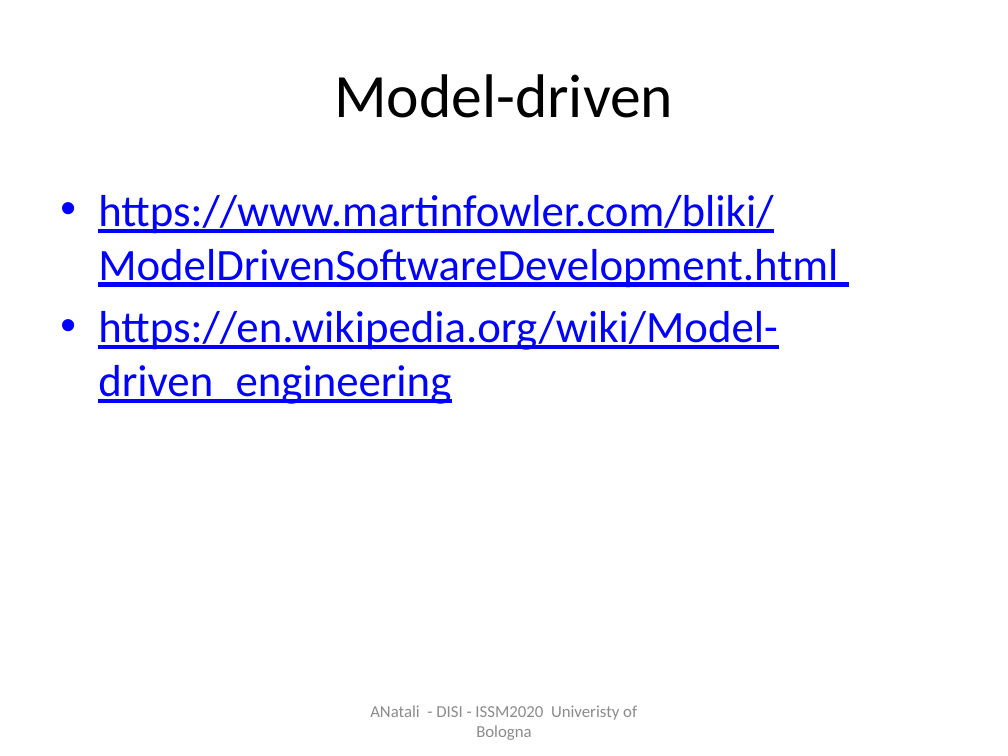
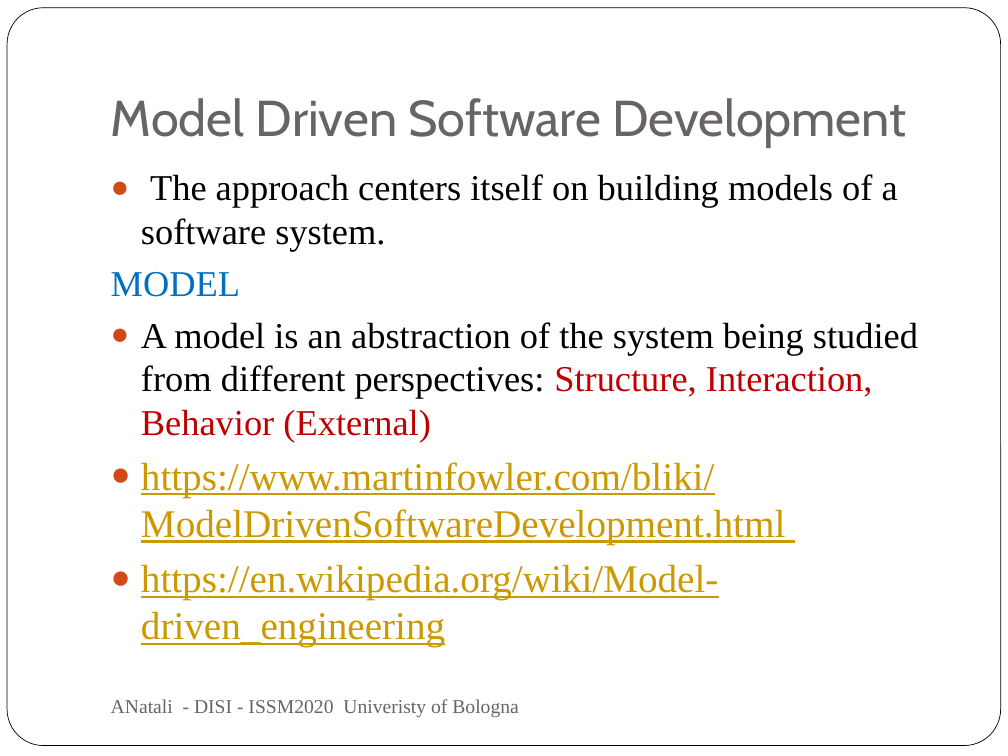
Before and after one commit to anatali/iss2020LabBo, a slide deck: slide 14 of it.unibo.issLabStart/userDocs/ISSM2020.pptx (slide 8 before the commit). Drawn at 1008x756 pixels with LibreOffice and Linux fonts; fonts in the diff are those of the drawing. Boxes give left, top, right and bottom in pixels: in the first picture for what was removed or moved away, otherwise in the second. Text is boxed around its words. In the diff, an @@ line names an element or a change of style, - is before the commit and + after.

```diff
--- a/it.unibo.issLabStart/userDocs/ISSM2020.pptx
+++ b/it.unibo.issLabStart/userDocs/ISSM2020.pptx
@@ rounded rectangle added at [7,8,1001,746], fill #FFFFFF, outline #000000 0.5 pt @@
@@ title "Model Driven Software Development" at [111,98,906,146]: vertical alignment middle to bottom @@
@@ title at [111,98,906,146]: text changed; size 44 to 36 pt; font Calibri to Cabin; text colour #000000 to #696464 @@
-Model-driven
+Model Driven Software Development
@@ text "The approach centers itself on ...": place and size @@
-text "The approach centers itself on ..." at [98,195,838,404]
+text "The approach centers itself on ..." at [111,174,918,647]
@@ text at [111,174,918,442]: paragraphs added @@
+● The approach centers itself on building models of a software system.
+MODEL
+● A model is an abstraction of the system being studied from different perspectives: Structure, Interaction, Behavior (External)
@@ text at [141,462,785,647]: size 32 to 28 pt, font Calibri to Times New Roman, text colour #0000FF to #CC9900 in "https://www.martinfowler.com/bliki/ModelDrivenSoftwareDevelo ...", "https://en.wikipedia.org/wiki/Model-driven_engineering"; bullet • to ● @@
@@ text "ANatali - DISI - ISSM2020 ...": place and size @@
-text "ANatali - DISI - ISSM2020 ..." at [370,705,637,740]
+text "ANatali - DISI - ISSM2020 ..." at [111,699,518,717]
@@ text "ANatali - DISI - ISSM2020 ..." at [111,699,518,717]: size 12 to 14 pt, font Calibri to Times New Roman, text colour #8C8C8C to #696464; alignment centre to left @@
```
Also in this commit, not shown: 10 other slides changed, 8 slides added, 6 other files.
